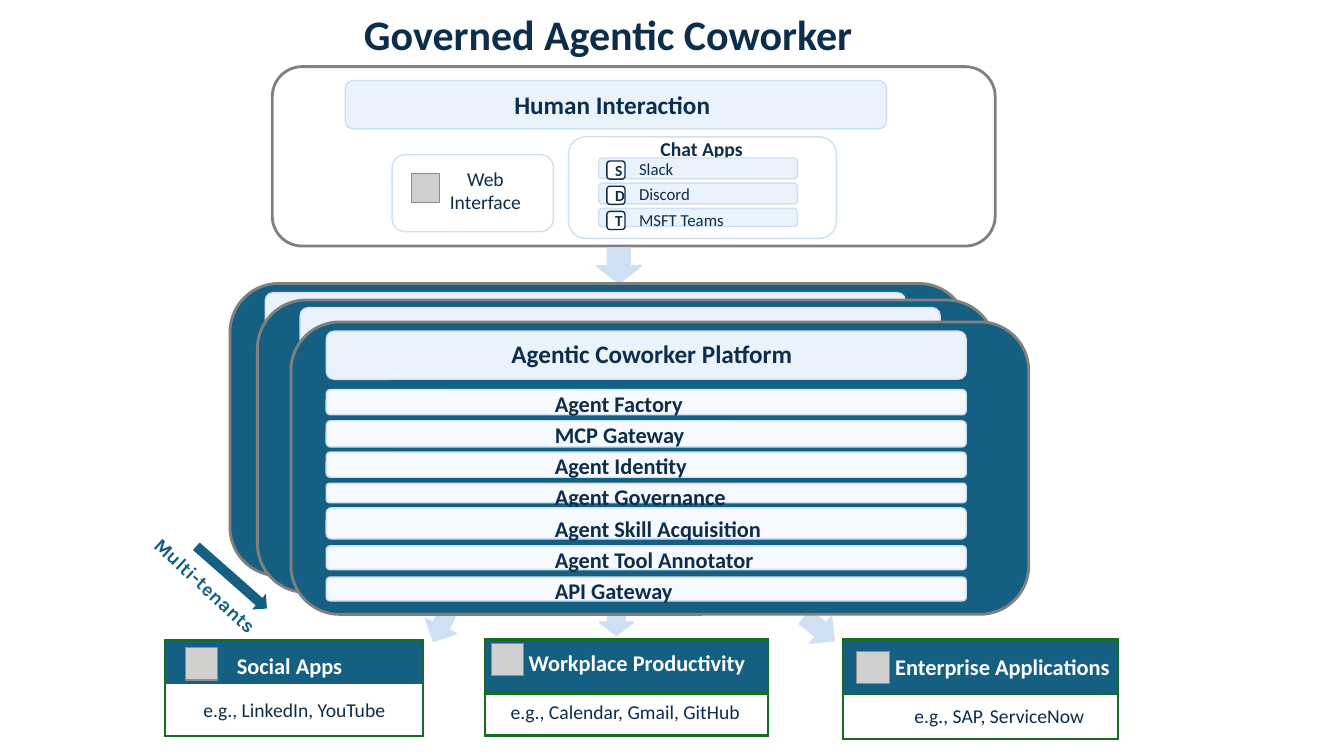
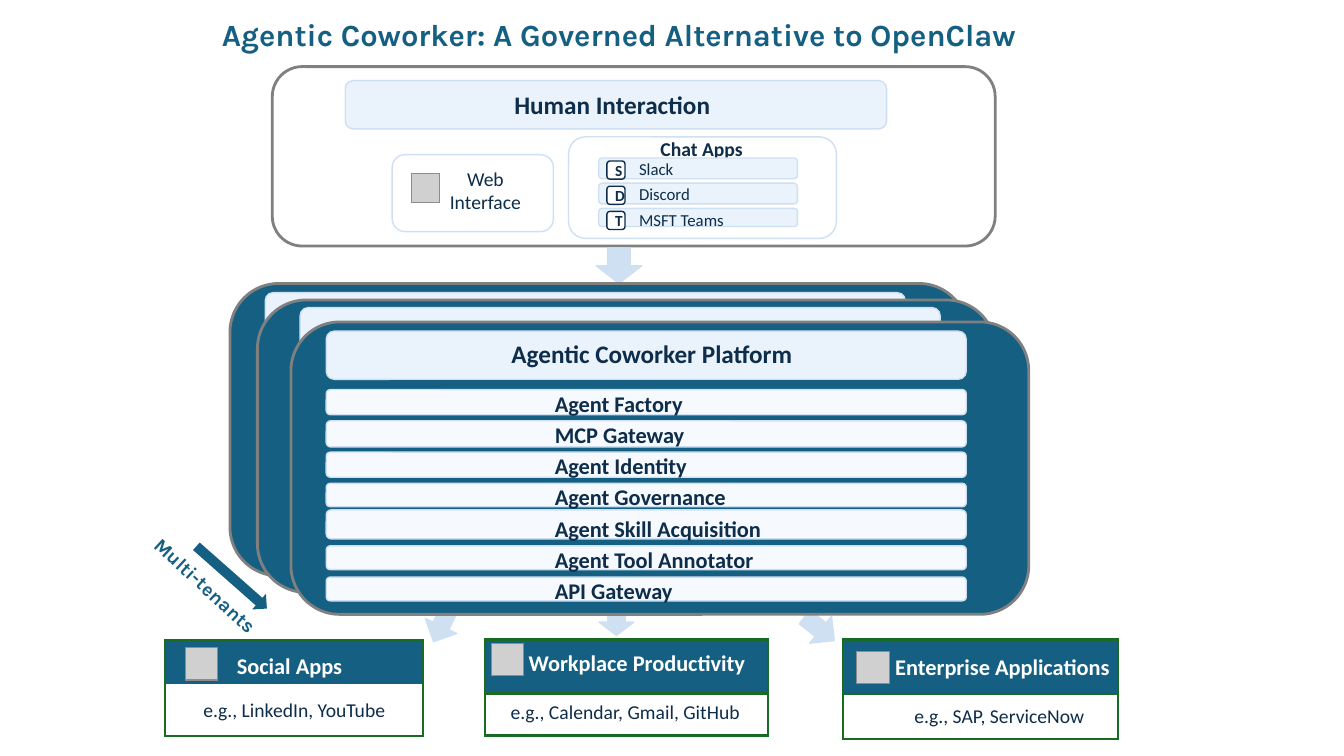
Before and after one commit to iservicebus/agentic-coworker, a slide deck: slide 1 of docs/images/agentic-coworker.pptx. Drawn at 1344x756 pixels with LibreOffice and Linux fonts; fonts in the diff are those of the drawing; grey boxes stand for pictures; background and template pictures are left out. Boxes give left, top, right and bottom in pixels: in the first picture for what was removed or moved away, otherwise in the second. Text is boxed around its words. In the diff, an @@ line names an element or a change of style, - is before the commit and + after.

```diff
--- a/docs/images/agentic-coworker.pptx
+++ b/docs/images/agentic-coworker.pptx
@@ text at box(222, 24, 1015, 54): text changed; size 30 to 22 pt; font Calibri to Karla; text colour #0D2D4A to #156082 @@
-Governed Agentic Coworker
+Agentic Coworker: A Governed Alternative to OpenClaw
@@ rounded rectangle: place and size @@
-rounded rectangle at box(327, 484, 967, 503)
+rounded rectangle at box(327, 484, 967, 507)
```
Also in this commit, not shown: 14 other files.
